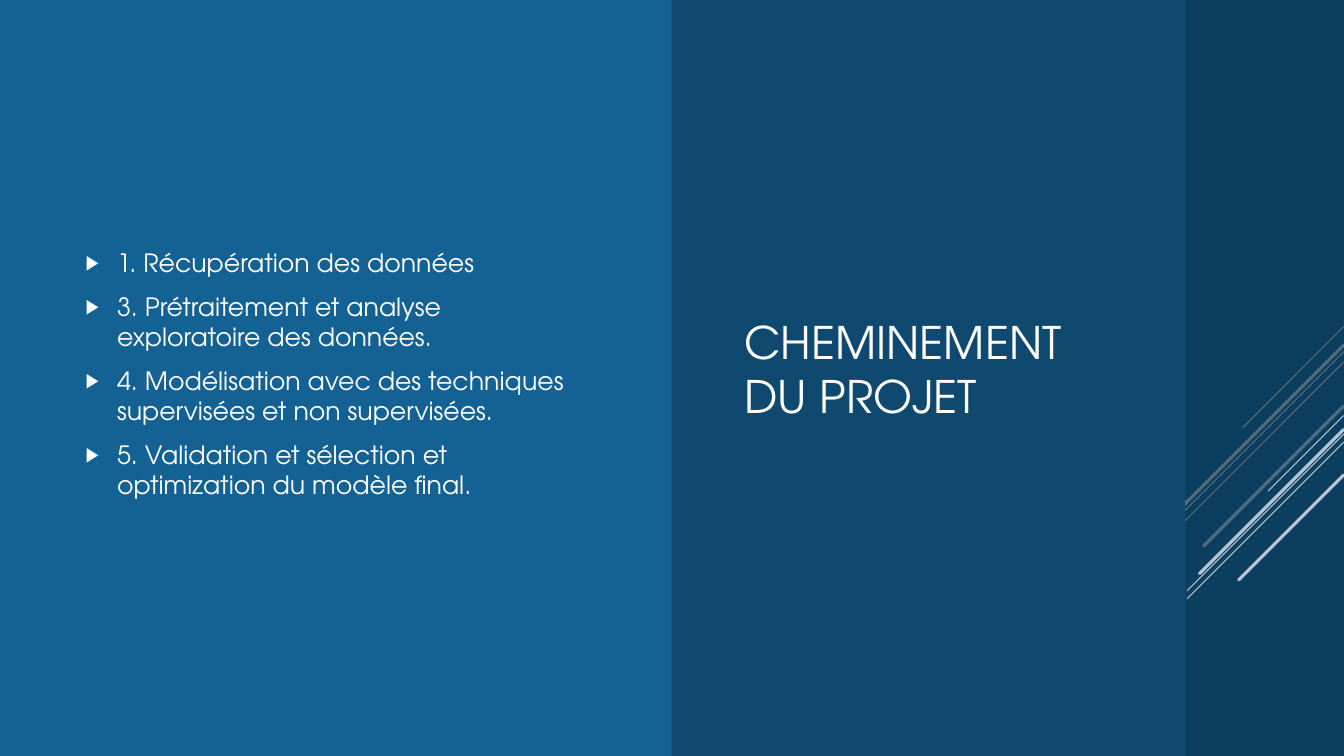
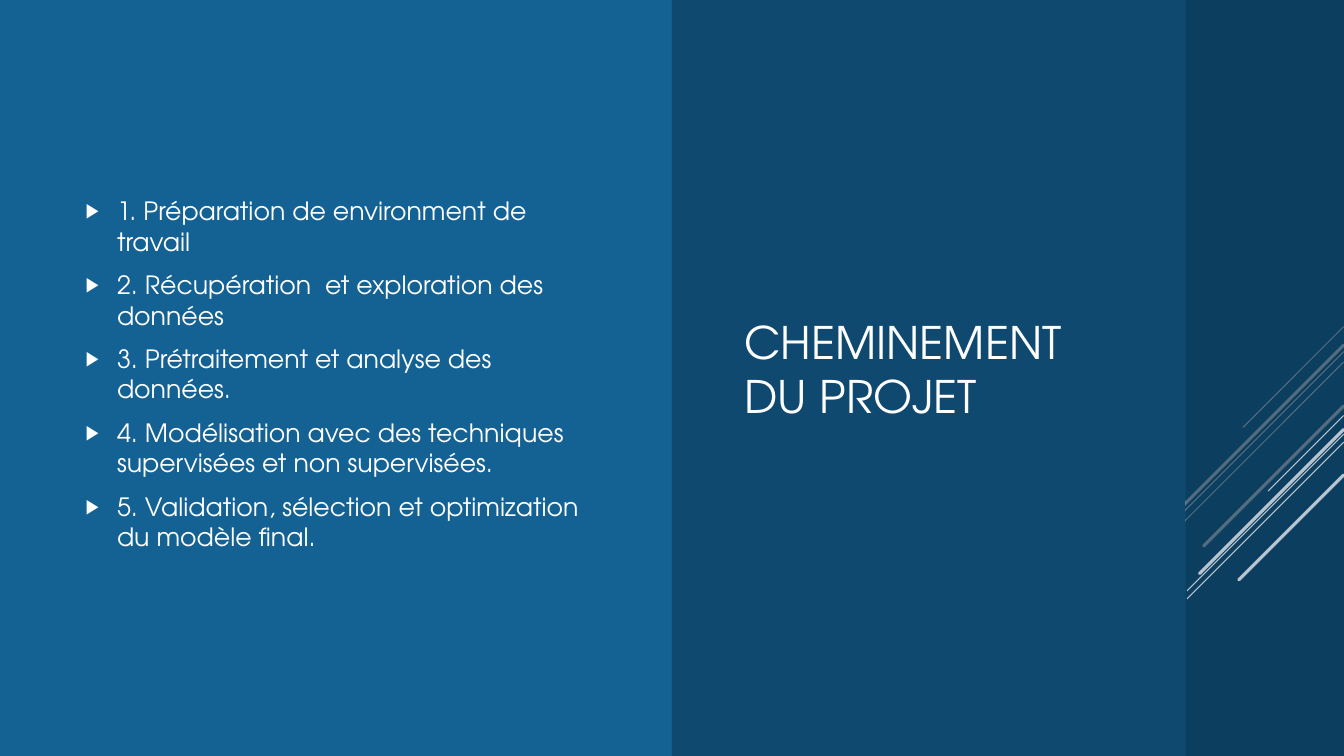
Before and after one commit to obenmaha/App-d-tection-faux-billet, a slide deck: slide 3 of Projet ONCFM.pptx. Drawn at 1344x756 pixels with LibreOffice and Linux fonts; fonts in the diff are those of the drawing. Boxes give left, top, right and bottom in pixels: in the first picture for what was removed or moved away, otherwise in the second. Text is boxed around its words. In the diff, an @@ line names an element or a change of style, - is before the commit and + after.

Commit message:
reparation de l'env de travail et ajout de req pour conda

```diff
--- a/Projet ONCFM.pptx
+++ b/Projet ONCFM.pptx
@@ text at (117,201,543,399): text changed @@
-▶ 1. Récupération des données
-▶ 3. Prétraitement et analyse exploratoire des données.
+▶ 1. Préparation de environment de travail
+▶ 2. Récupération et exploration des données
+▶ 3. Prétraitement et analyse des données.
@@ text at (117,497,579,547): text changed @@
-▶ 5. Validation et sélection et optimization du modèle final.
+▶ 5. Validation, sélection et optimization du modèle final.
```
Also in this commit, not shown: 5 other slides changed, 2 slides added, 3 other files.
